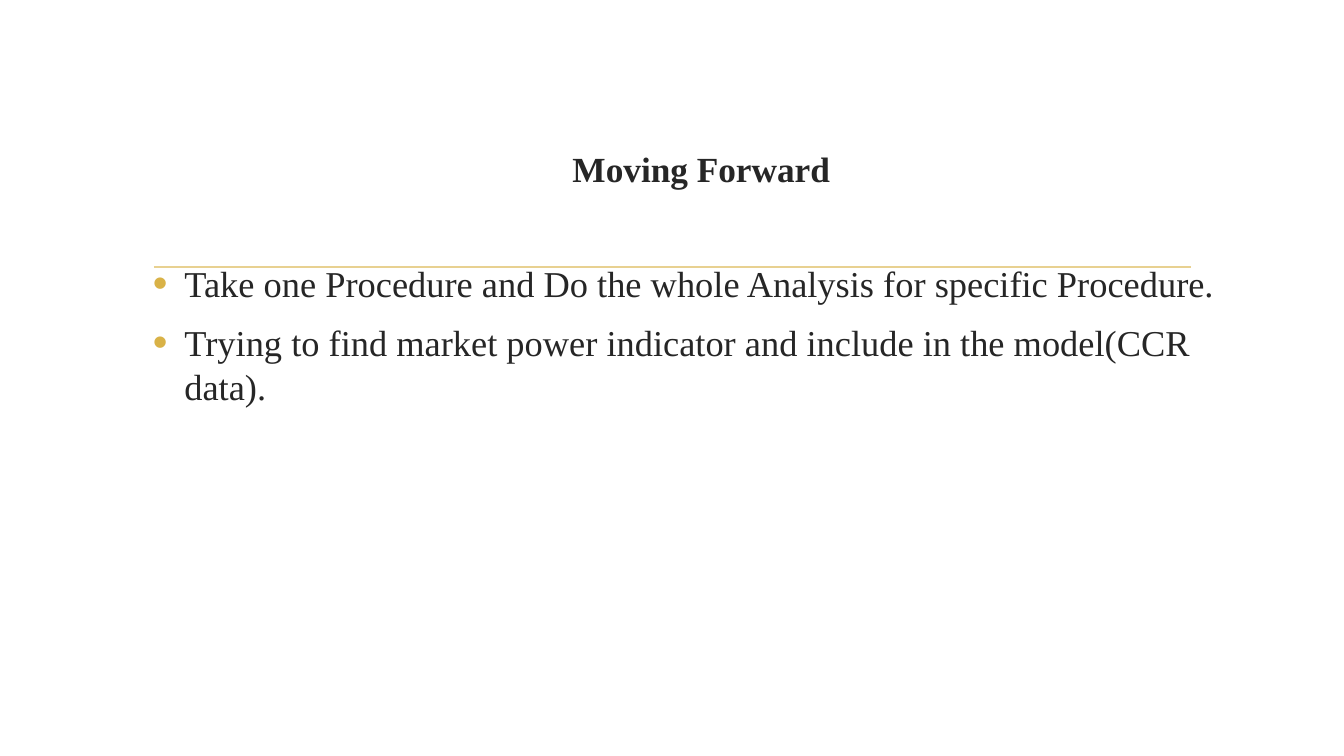
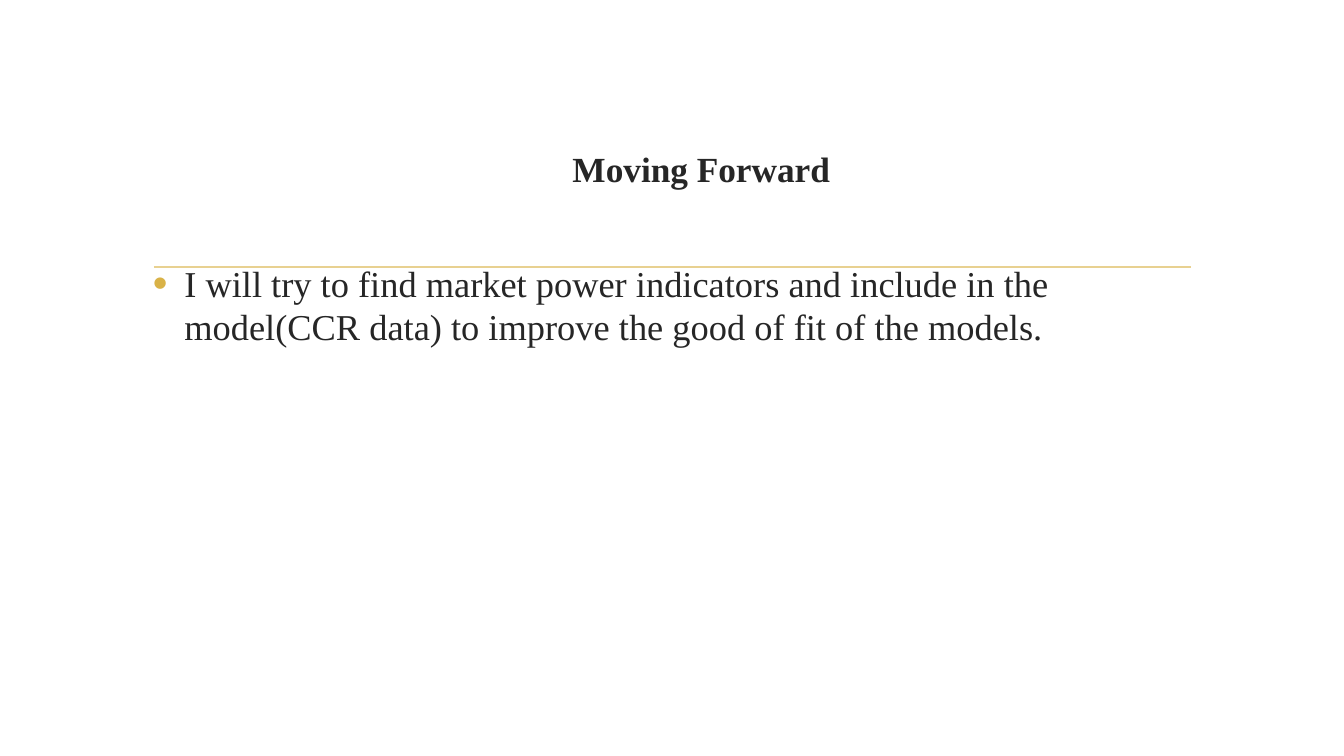
Before and after one commit to asidamo/Variations_In_Hospital_Charges_In_USA, a slide deck: slide 21 of Capstone Presentation.pptx (slide 23 before the commit). Drawn at 1344x756 pixels with LibreOffice and Linux fonts; fonts in the diff are those of the drawing; background and template pictures are left out. Boxes give left, top, right and bottom in pixels: in the first picture for what was removed or moved away, otherwise in the second. Text is boxed around its words. In the diff, an @@ line names an element or a change of style, - is before the commit and + after.

```diff
--- a/Capstone Presentation.pptx
+++ b/Capstone Presentation.pptx
@@ text at (x1=184, y1=271, x2=1048, y2=348): text changed @@
-• Take one Procedure and Do the whole Analysis for specific Procedure.
-• Trying to find market power indicator and include in the model(CCR data).
+• I will try to find market power indicators and include in the model(CCR data) to improve the good of fit of the models.
```
Also in this commit, not shown: 13 other slides changed, 1 slide added, 3 slides removed, 1 other file.
